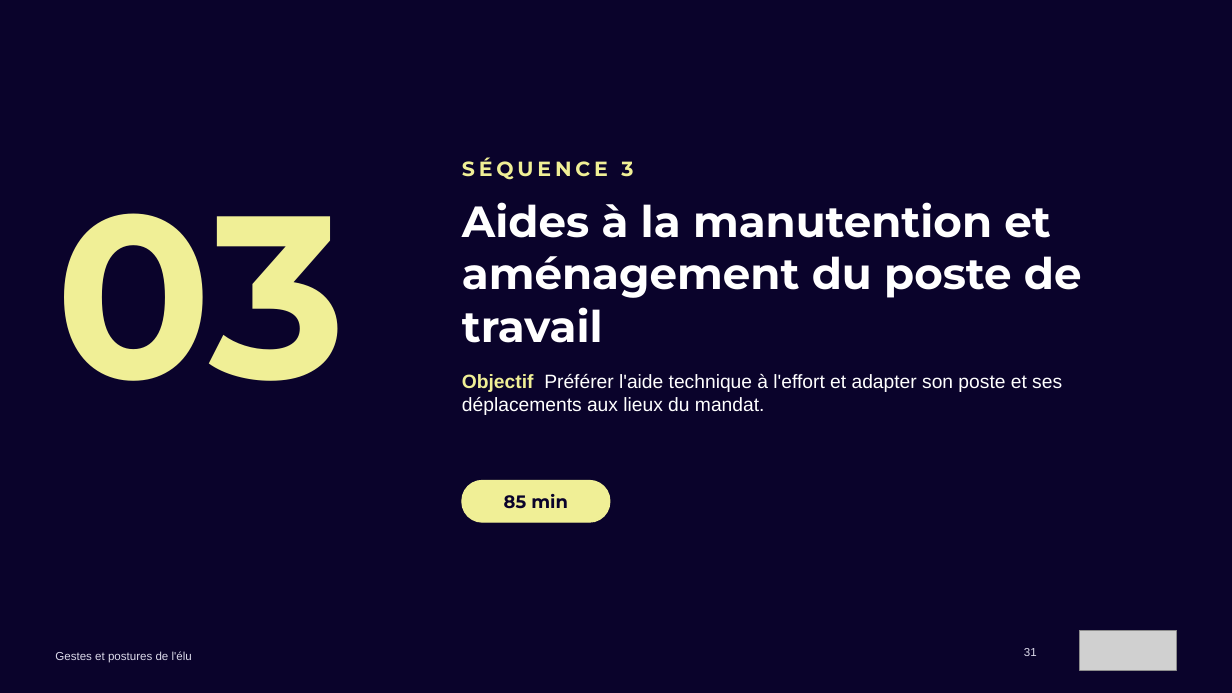
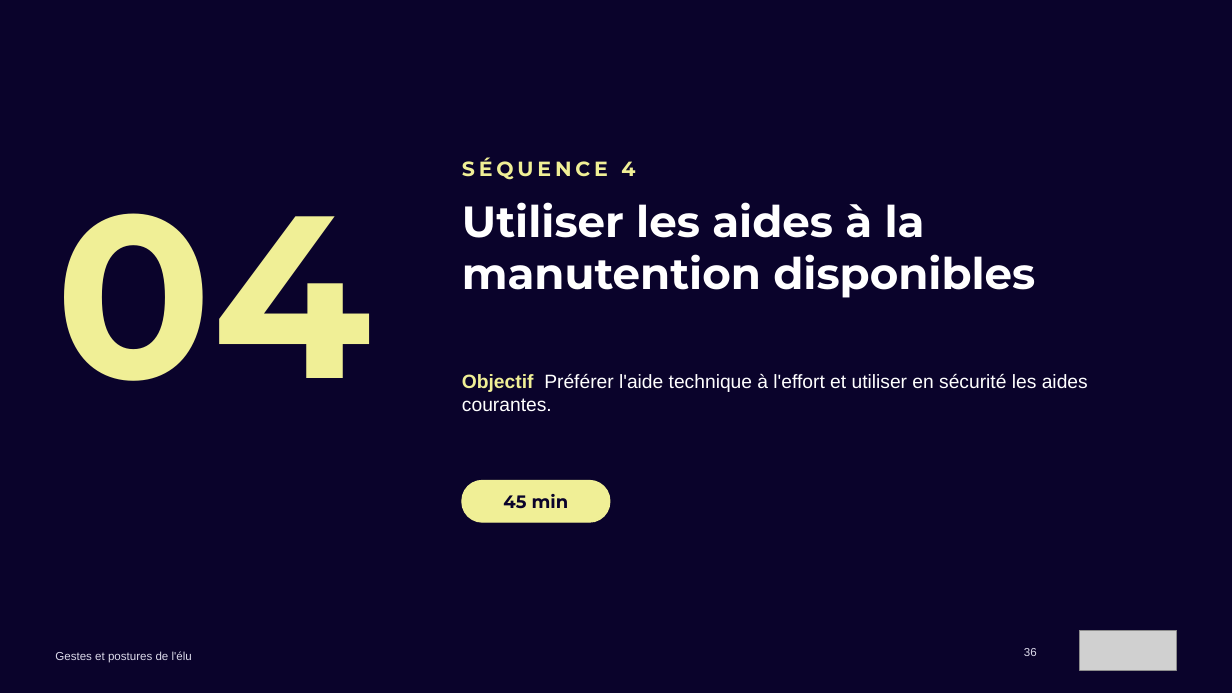
Before and after one commit to maxencedruellefourniez-prog/jefferco-pellets-prospects, a slide deck: slide 36 of formations/Formation_Gestes_et_postures_de_l_elu_ENMA.pptx (slide 31 before the commit). Drawn at 1232x693 pixels with LibreOffice and Linux fonts; fonts in the diff are those of the drawing; grey boxes stand for pictures. Boxes give left, top, right and bottom in pixels: in the first picture for what was removed or moved away, otherwise in the second. Text is boxed around its words. In the diff, an @@ line names an element or a change of style, - is before the commit and + after.

```diff
--- a/formations/Formation_Gestes_et_postures_de_l_elu_ENMA.pptx
+++ b/formations/Formation_Gestes_et_postures_de_l_elu_ENMA.pptx
@@ text at bbox=[462, 157, 635, 180]: text changed @@
-SÉQUENCE 3
+SÉQUENCE 4
@@ text at bbox=[462, 202, 1035, 298]: text changed @@
-Aides à la manutention et aménagement du poste de travail
+Utiliser les aides à la manutention disponibles
@@ text at bbox=[55, 213, 371, 381]: text changed @@
-03
+04
@@ text at bbox=[462, 374, 1088, 412]: text changed @@
-Objectif Préférer l'aide technique à l'effort et adapter son poste et ses déplacements aux lieux du mandat.
+Objectif Préférer l'aide technique à l'effort et utiliser en sécurité les aides courantes.
@@ text at bbox=[503, 494, 569, 509]: text changed @@
-85 min
+45 min
@@ page number at bbox=[1024, 648, 1037, 656]: text changed @@
-31
+36
```
Also in this commit, not shown: 43 other slides changed, 10 slides added, 1 other file.
